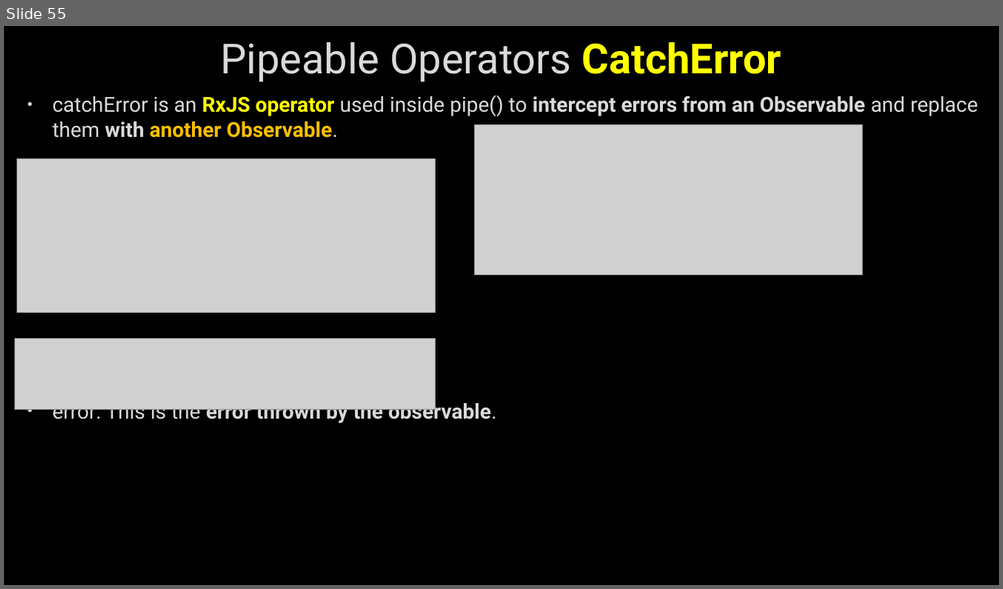
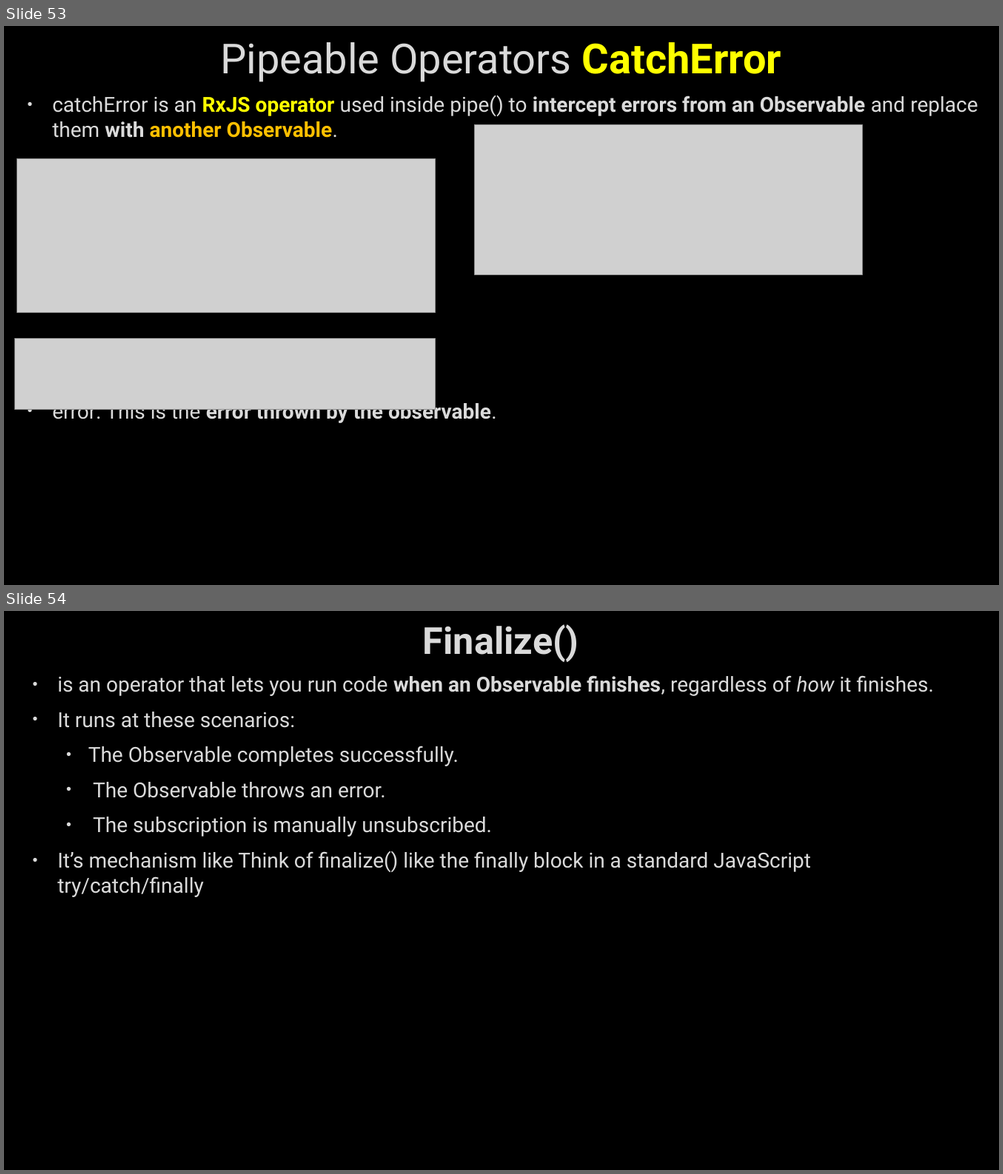
Before and after one commit to AhmedMohamedSamir1/Summary, a slide deck: Angular & type script/Angular.pptx. Shown one above the other, each under a label of ours: slide 55 before the commit, slides 53 and 54 after it. The pictures are 1003x589 and 1003x1174 pixels, drawn with LibreOffice and Linux fonts; fonts in the diff are those of the drawing; grey boxes stand for pictures; background and template pictures are left out. Boxes give left, top, right and bottom in pixels: in the first picture for what was removed or moved away, otherwise in the second. Text is boxed around its words. In the diff, an @@ line names an element or a change of style, - is before the commit and + after.

```diff
--- a/Angular & type script/Angular.pptx
+++ b/Angular & type script/Angular.pptx
@@ slide 54 added at bbox=[4, 611, 999, 1170], background picture (left out) @@
@@ title added at bbox=[423, 624, 579, 662], 36 pt, text #DADADA, bold @@
+Finalize()
@@ text added at bbox=[57, 675, 933, 897], 20 pt, text #DADADA @@
+• is an operator that lets you run code when an Observable finishes, regardless of how it finishes.
+• It runs at these scenarios:
+  • The Observable completes successfully.
+  • The Observable throws an error.
+  • The subscription is manually unsubscribed.
+• It’s mechanism like Think of finalize() like the finally block in a standard JavaScript try/catch/finally
@@ what was slide 55 is now slide 53 @@
```
Also in this commit, not shown: 2 slides changed, 24 other slides added, 4 other files.
